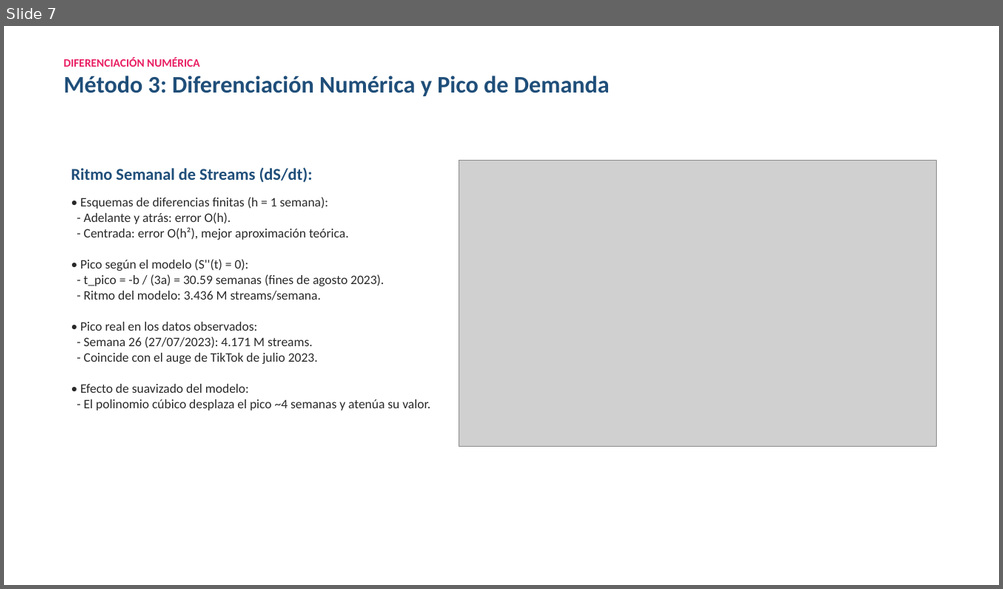
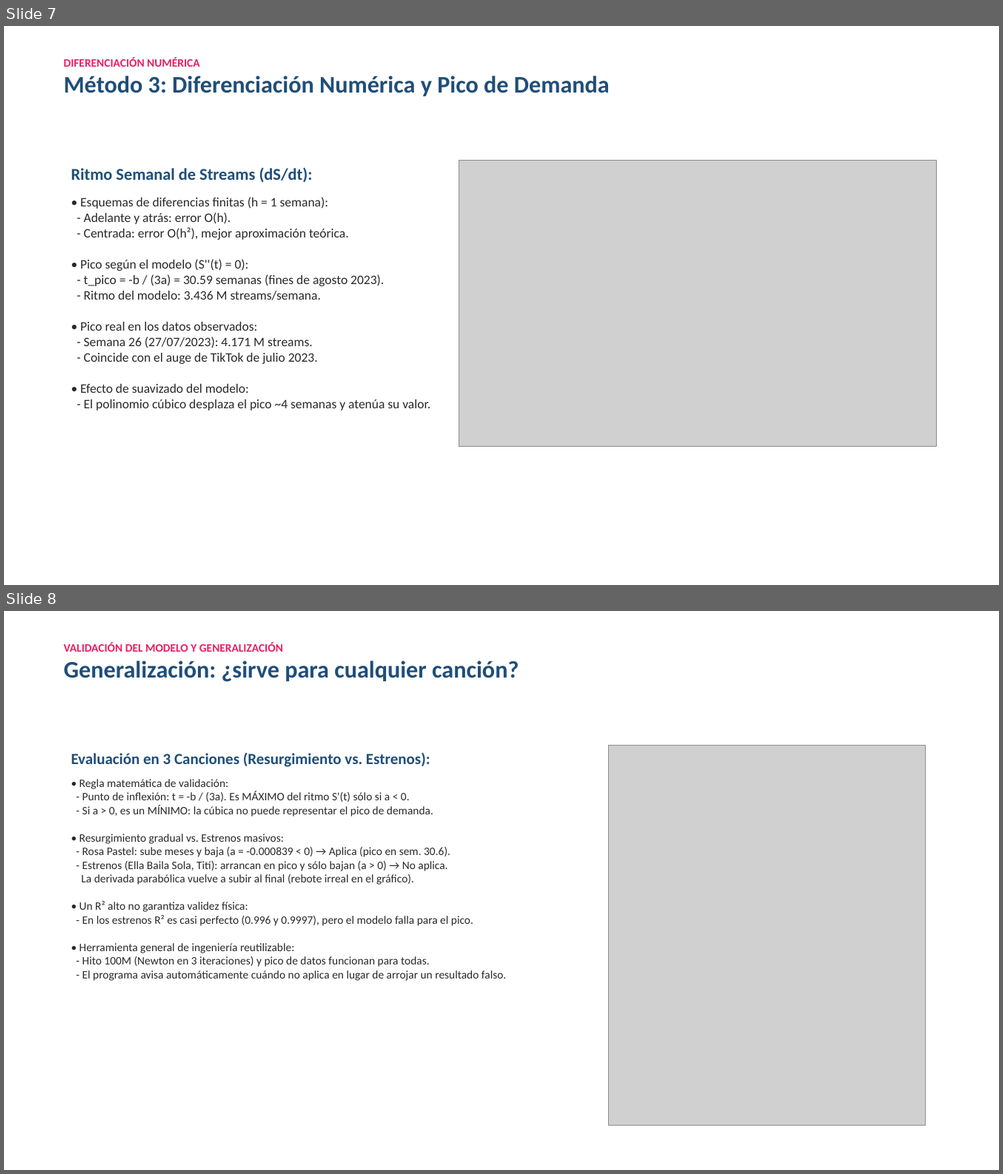
Before and after one commit to PedroGattiUCC/metodos-numericos-rosa-pastel, a slide deck: Presentacion_Rosa_Pastel_Metodos_Numericos.pptx. Shown one above the other, each under a label of ours: slide 7 before the commit, slides 7 and 8 after it. The pictures are 1003x589 and 1003x1174 pixels, drawn with LibreOffice and Linux fonts; fonts in the diff are those of the drawing; grey boxes stand for pictures. Boxes give left, top, right and bottom in pixels: in the first picture for what was removed or moved away, otherwise in the second. Text is boxed around its words. In the diff, an @@ line names an element or a change of style, - is before the commit and + after.

```diff
--- a/Presentacion_Rosa_Pastel_Metodos_Numericos.pptx
+++ b/Presentacion_Rosa_Pastel_Metodos_Numericos.pptx
@@ slide 8 added at (4,611,999,1170), background #FFFFFF @@
@@ text added at (64,642,518,682), 23 pt, text #1F4E79, bold @@
+VALIDACIÓN DEL MODELO Y GENERALIZACIÓN
+Generalización: ¿sirve para cualquier canción?
@@ text added at (71,752,506,981), 11 pt, text #282828 @@
+Evaluación en 3 Canciones (Resurgimiento vs. Estrenos):
+• Regla matemática de validación:
+- Punto de inflexión: t = -b / (3a). Es MÁXIMO del ritmo S'(t) sólo si a < 0.
+- Si a > 0, es un MÍNIMO: la cúbica no puede representar el pico de demanda.
+• Resurgimiento gradual vs. Estrenos masivos:
+- Rosa Pastel: sube meses y baja (a = -0.000839 < 0) → Aplica (pico en sem. 30.6).
+- Estrenos (Ella Baila Sola, Tití): arrancan en pico y sólo bajan (a > 0) → No aplica.
+La derivada parabólica vuelve a subir al final (rebote irreal en el gráfico).
+• Un R² alto no garantiza validez física:
+- En los estrenos R² es casi perfecto (0.996 y 0.9997), pero el modelo falla para el pico.
+• Herramienta general de ingeniería reutilizable:
+- Hito 100M (Newton en 3 iteraciones) y pico de datos funcionan para todas.
+- El programa avisa automáticamente cuándo no aplica en lugar de arrojar un resultado falso.
@@ picture added at (609,745,925,1126) @@
```
Also in this commit, not shown: 1 slide changed, 10 other files.
